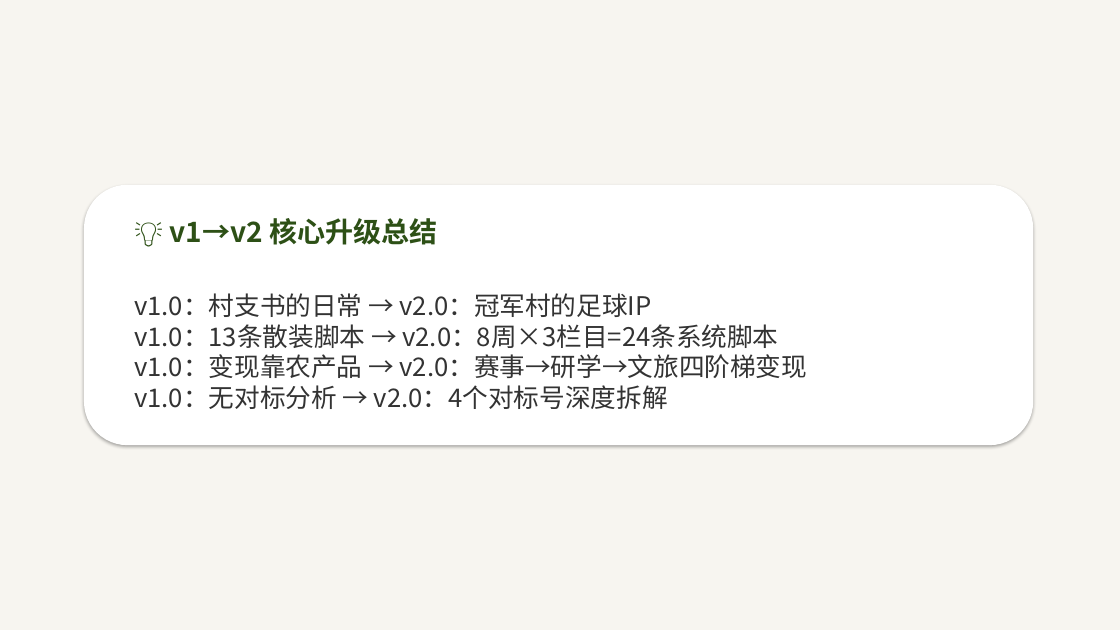
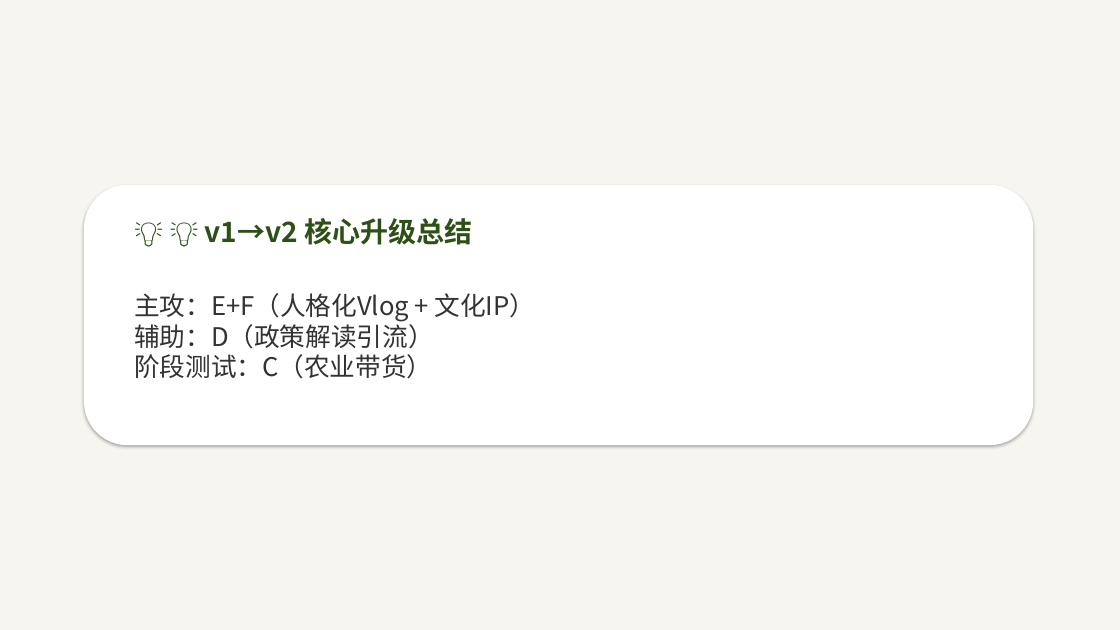
Before and after one commit to 975801846-star/workspace-outputs, a slide deck: slide 7 of tunjunying/plan_v2.pptx. Drawn at 1120x630 pixels with LibreOffice and Linux fonts; fonts in the diff are those of the drawing. Boxes give left, top, right and bottom in pixels: in the first picture for what was removed or moved away, otherwise in the second. Text is boxed around its words. In the diff, an @@ line names an element or a change of style, - is before the commit and + after.

```diff
--- a/tunjunying/plan_v2.pptx
+++ b/tunjunying/plan_v2.pptx
@@ text at <box>205,218,473,245</box>: text changed @@
-💡 v1→v2 核心升级总结
+💡 💡 v1→v2 核心升级总结
@@ text at <box>134,293,536,379</box>: text changed @@
-v1.0：村支书的日常 → v2.0：冠军村的足球IP
-v1.0：13条散装脚本 → v2.0：8周×3栏目=24条系统脚本
-v1.0：变现靠农产品 → v2.0：赛事→研学→文旅四阶梯变现
-v1.0：无对标分析 → v2.0：4个对标号深度拆解
+主攻：E+F（人格化Vlog + 文化IP）
+辅助：D（政策解读引流）
+阶段测试：C（农业带货）
```
Also in this commit, not shown: 19 other slides changed, 2 slides added.
